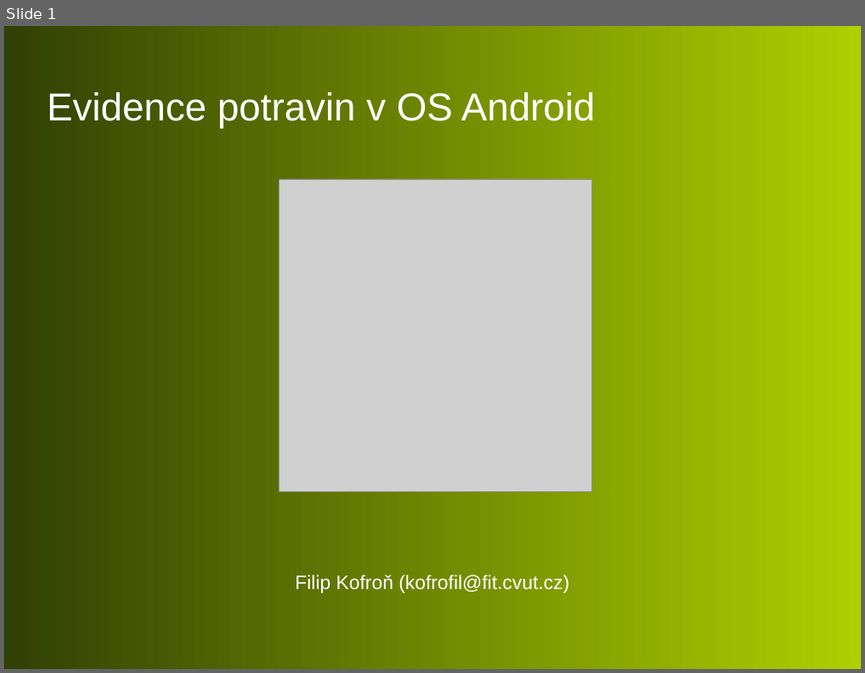
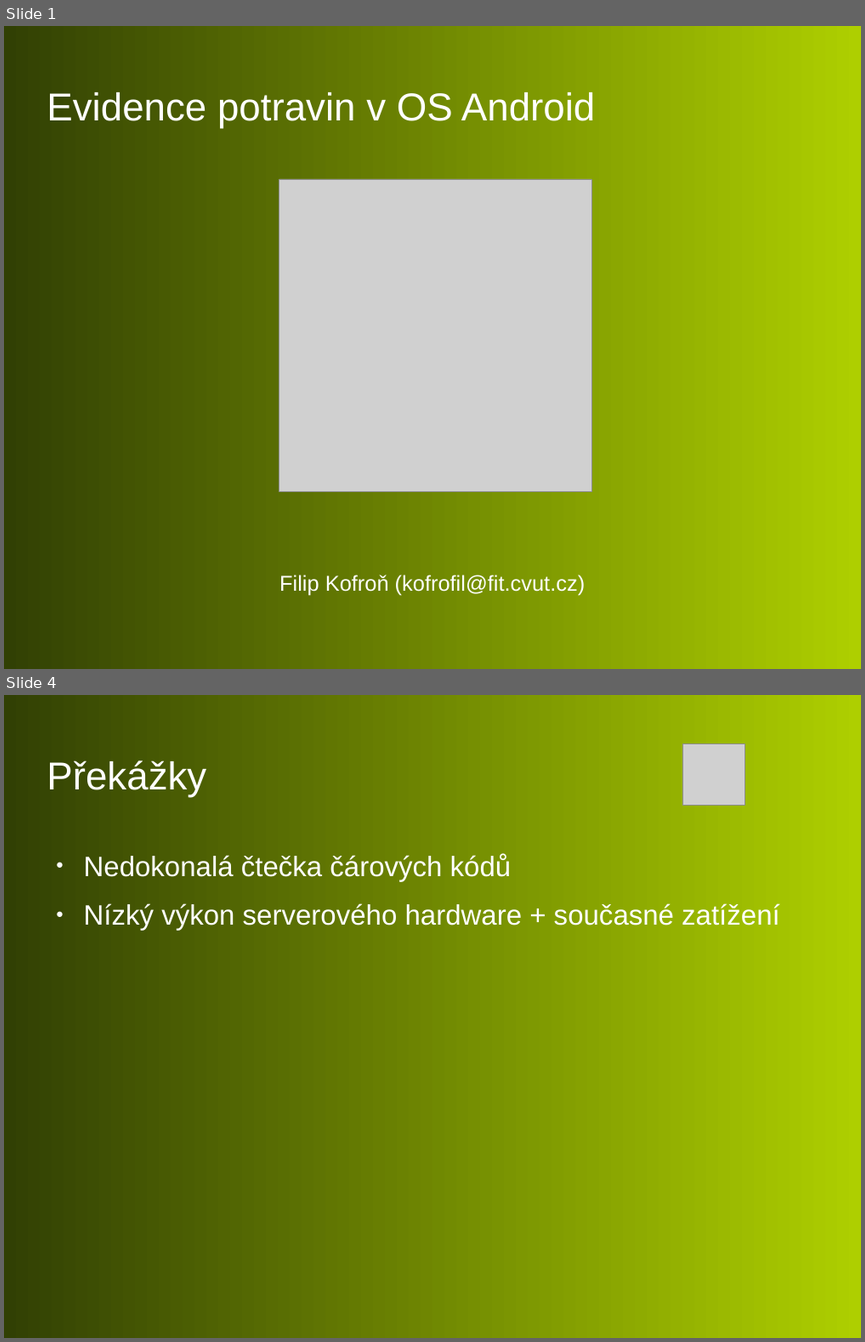
Before and after one commit to filipkofron/finals, a slide deck: obhajoba_filip_kofron.odp. Shown one above the other, each under a label of ours: slide 1 before the commit, slides 1 and 4 after it; the slides between them are not shown. The pictures are 865x673 and 865x1342 pixels, drawn with LibreOffice and Linux fonts; fonts in the diff are those of the drawing; grey boxes stand for pictures; background and template pictures are left out. Boxes give left, top, right and bottom in pixels: in the first picture for what was removed or moved away, otherwise in the second. Text is boxed around its words. In the diff, an @@ line names an element or a change of style, - is before the commit and + after.

```diff
--- a/obhajoba_filip_kofron.odp
+++ b/obhajoba_filip_kofron.odp
@@ slide 4 added at [4, 695, 861, 1338], background picture (left out) @@
@@ picture added at [683, 744, 745, 805] @@
@@ title added at [46, 760, 206, 798], 36 pt, text #FFFFFF @@
+Překážky
@@ text added at [84, 853, 780, 930], 26 pt, text #FFFFFF @@
+● Nedokonalá čtečka čárových kódů
+● Nízký výkon serverového hardware + současné zatížení
@@ slide 1 changed as well @@
@@ text "Filip Kofroň (kofrofil@fit.cvut.cz)" at [279, 574, 585, 596]: size 18 to 20 pt @@
```
Also in this commit, not shown: 6 other slides added.
